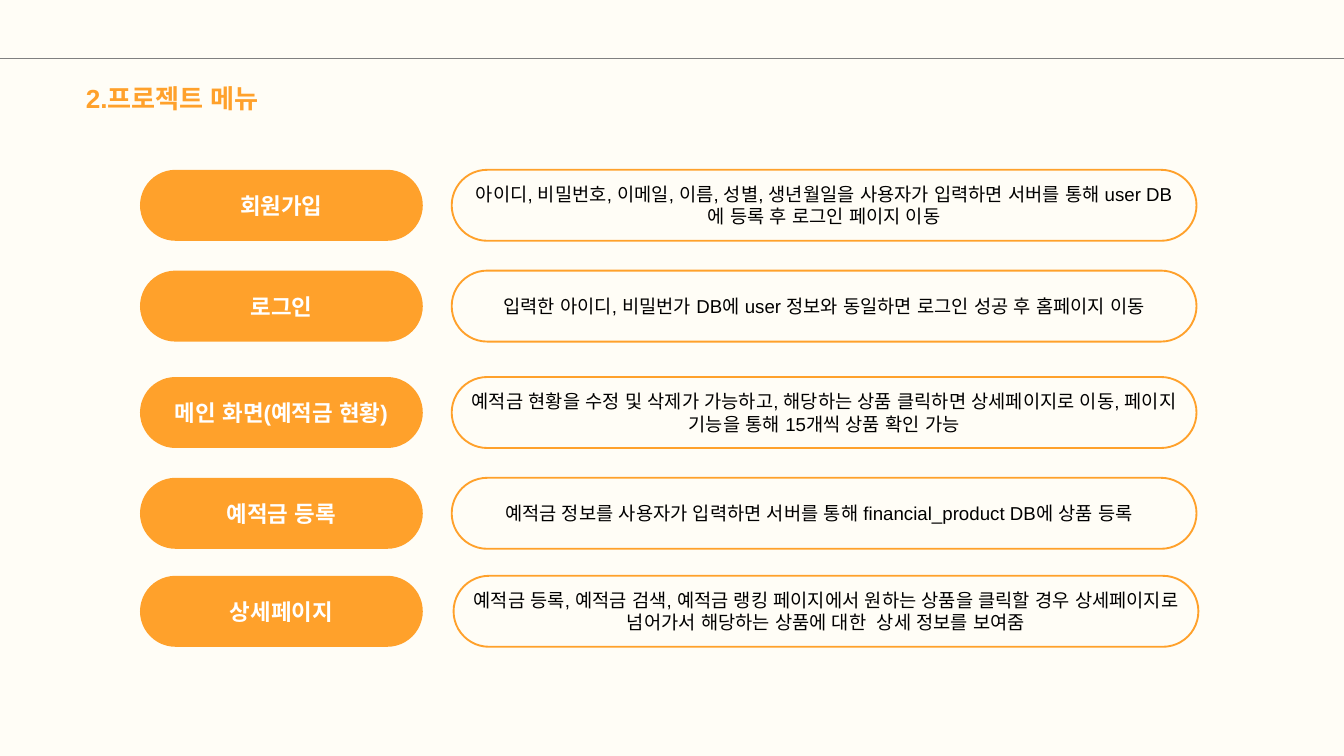
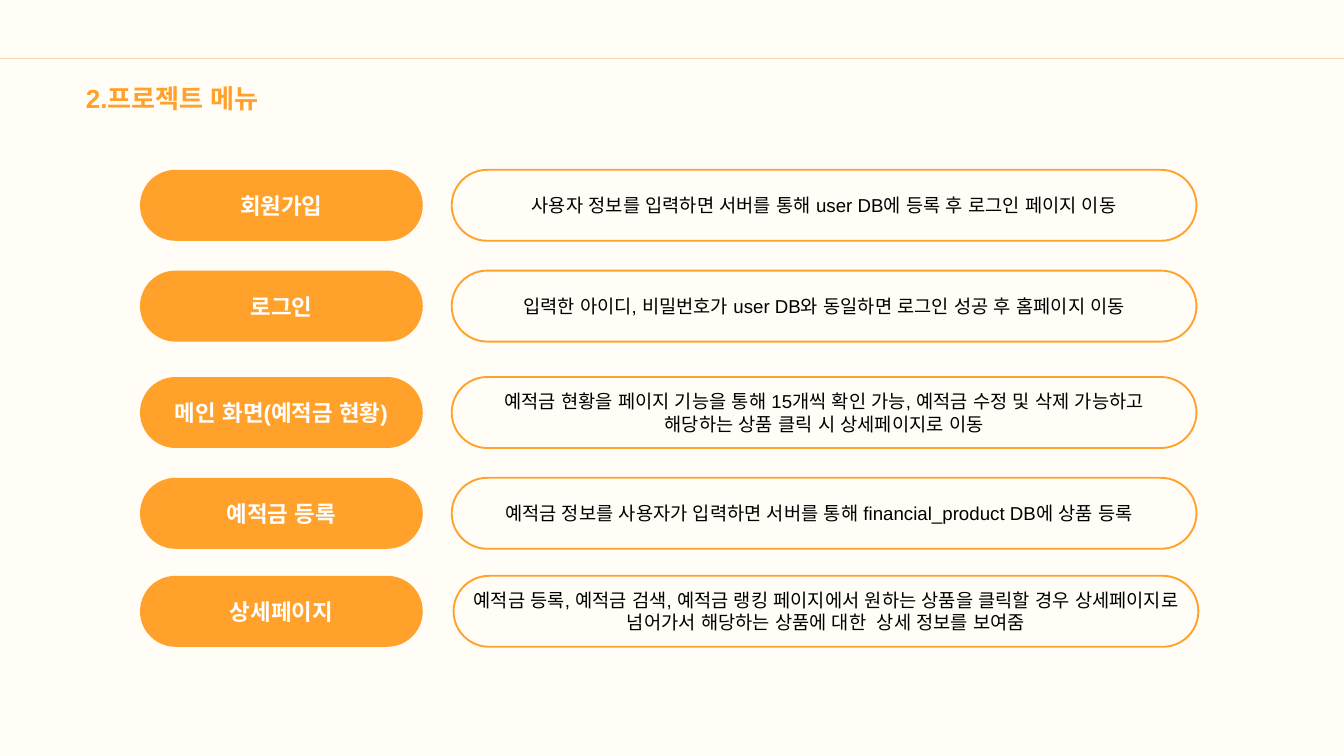
Before and after one commit to tnwjd121/FPA, a slide deck: slide 4 of PPT/FPAproject.pptx. Drawn at 1344x756 pixels with LibreOffice and Linux fonts; fonts in the diff are those of the drawing. Boxes give left, top, right and bottom in pixels: in the first picture for what was removed or moved away, otherwise in the second. Text is boxed around its words. In the diff, an @@ line names an element or a change of style, - is before the commit and + after.

```diff
--- a/PPT/FPAproject.pptx
+++ b/PPT/FPAproject.pptx
@@ line (0, 59) - (1344, 59): stroke #808080 1.5 pt to #FCD5B5 1.5 pt @@
@@ text in rounded rectangle at (x1=532, y1=196, x2=1116, y2=214): text changed @@
-아이디, 비밀번호, 이메일, 이름, 성별, 생년월일을 사용자가 입력하면 서버를 통해 user DB에 등록 후 로그인 페이지 이동
+사용자 정보를 입력하면 서버를 통해 user DB에 등록 후 로그인 페이지 이동
@@ text in rounded rectangle at (x1=523, y1=297, x2=1124, y2=316): text changed @@
-입력한 아이디, 비밀번가 DB에 user 정보와 동일하면 로그인 성공 후 홈페이지 이동
+입력한 아이디, 비밀번호가 user DB와 동일하면 로그인 성공 후 홈페이지 이동
@@ text in rounded rectangle at (x1=504, y1=392, x2=1144, y2=433): text changed @@
-예적금 현황을 수정 및 삭제가 가능하고, 해당하는 상품 클릭하면 상세페이지로 이동, 페이지 기능을 통해 15개씩 상품 확인 가능
+예적금 현황을 페이지 기능을 통해 15개씩 확인 가능, 예적금 수정 및 삭제 가능하고 해당하는 상품 클릭 시 상세페이지로 이동
```
Also in this commit, not shown: 12 other slides changed.
